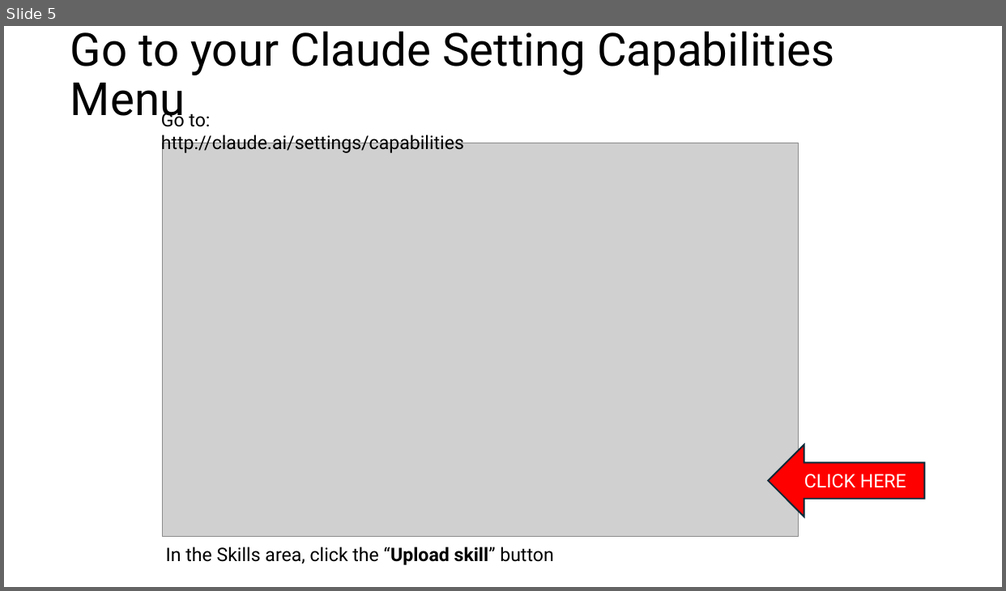
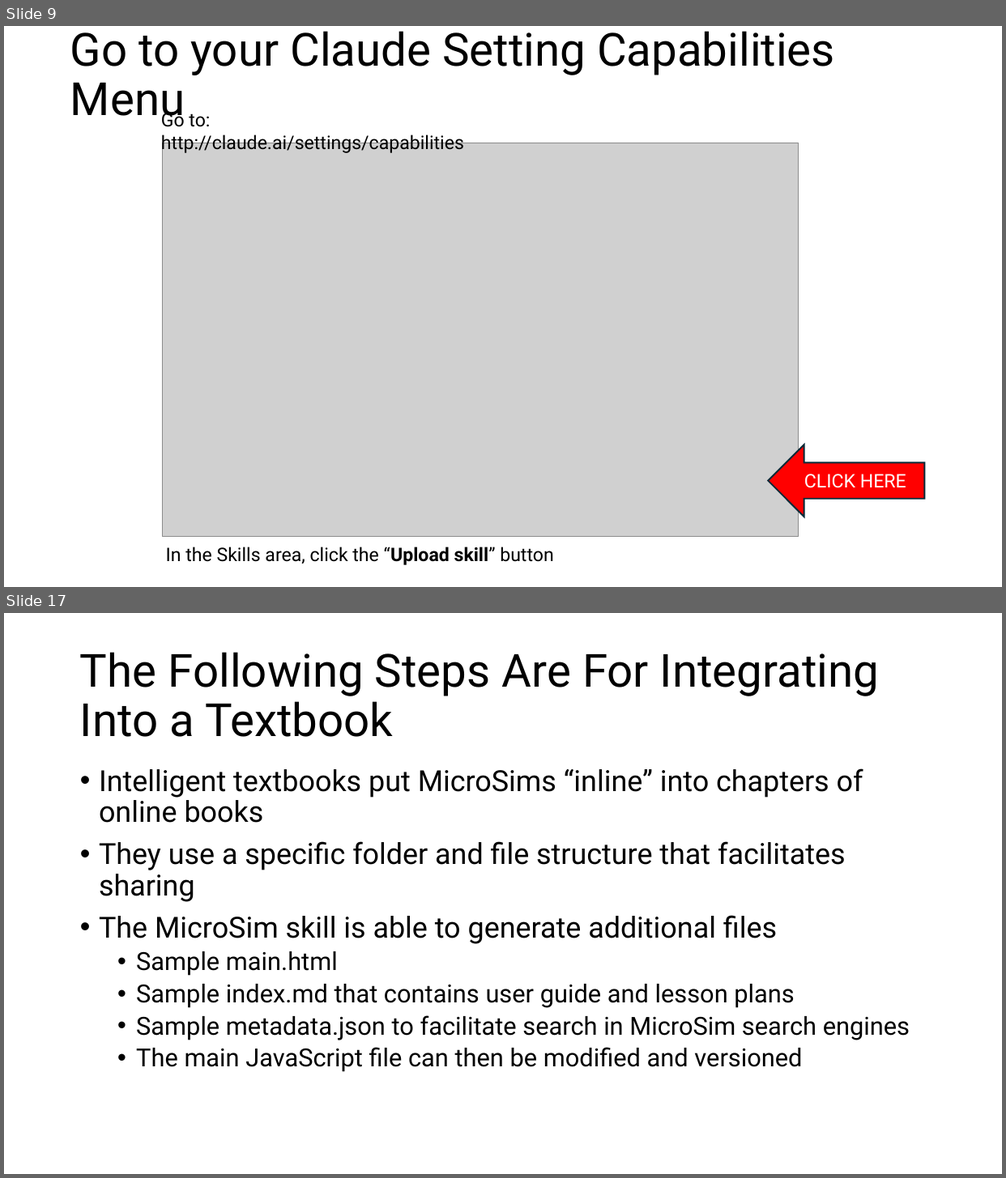
Before and after one commit to dmccreary/microsims, a slide deck: slides/Using-Claude-Skill-to-Generate-MicroSims.pptx. Shown one above the other, each under a label of ours: slide 5 before the commit, slides 9 and 17 after it; the slides between them are not shown. The pictures are 1006x591 and 1006x1178 pixels, drawn with LibreOffice and Linux fonts; fonts in the diff are those of the drawing; grey boxes stand for pictures. Boxes give left, top, right and bottom in pixels: in the first picture for what was removed or moved away, otherwise in the second. Text is boxed around its words. In the diff, an @@ line names an element or a change of style, - is before the commit and + after.

```diff
--- a/slides/Using-Claude-Skill-to-Generate-MicroSims.pptx
+++ b/slides/Using-Claude-Skill-to-Generate-MicroSims.pptx
@@ slide 17 added at (x1=4, y1=613, x2=1002, y2=1174), background #FFFFFF @@
@@ title added at (x1=80, y1=652, x2=879, y2=737), 44 pt, text #000000 @@
+The Following Steps Are For Integrating Into a Textbook
@@ text added at (x1=99, y1=769, x2=910, y2=1072), 24 pt, text #000000 @@
+• Intelligent textbooks put MicroSims “inline” into chapters of online books
+• They use a specific folder and file structure that facilitates sharing
+• The MicroSim skill is able to generate additional files
+  • Sample main.html
+  • Sample index.md that contains user guide and lesson plans
+  • Sample metadata.json to facilitate search in MicroSim search engines
+  • The main JavaScript file can then be modified and versioned
@@ what was slide 5 is now slide 9 @@
```
Also in this commit, not shown: 5 slides changed, 32 other slides added, 1 slide removed, 2 other files.
